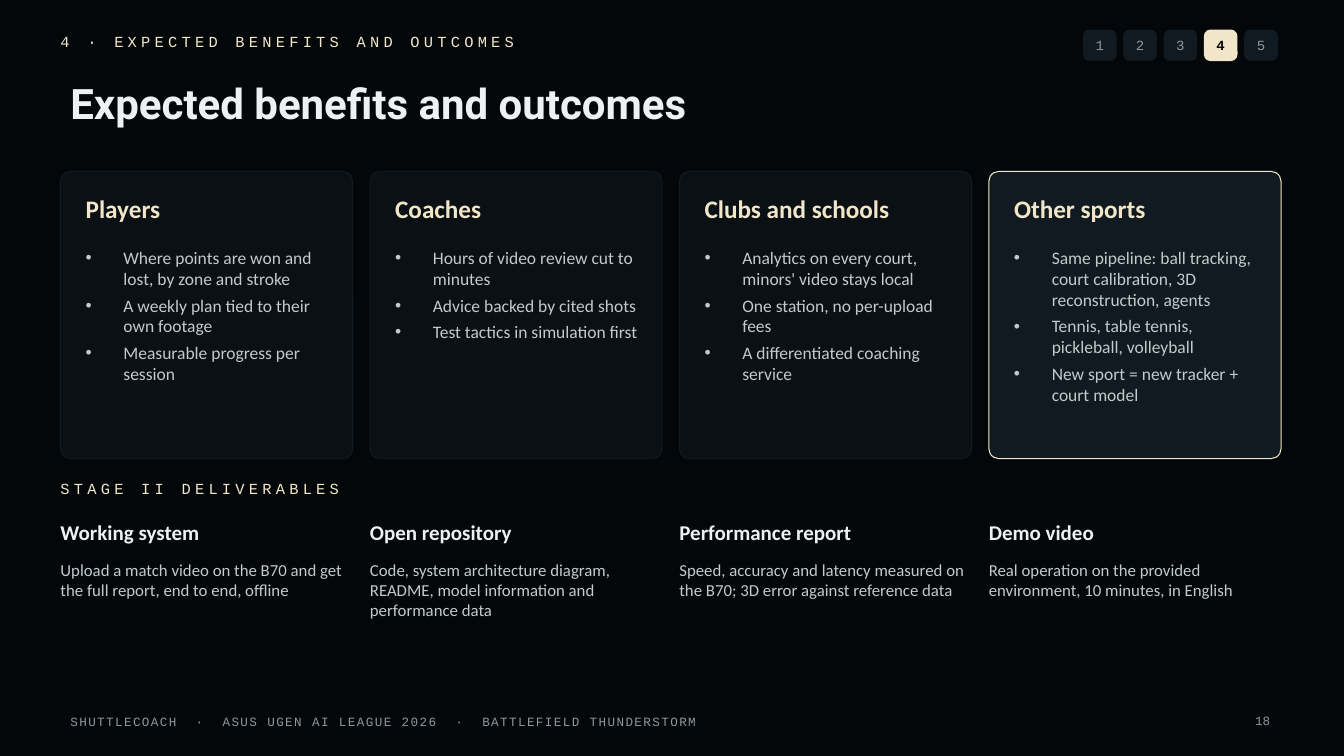
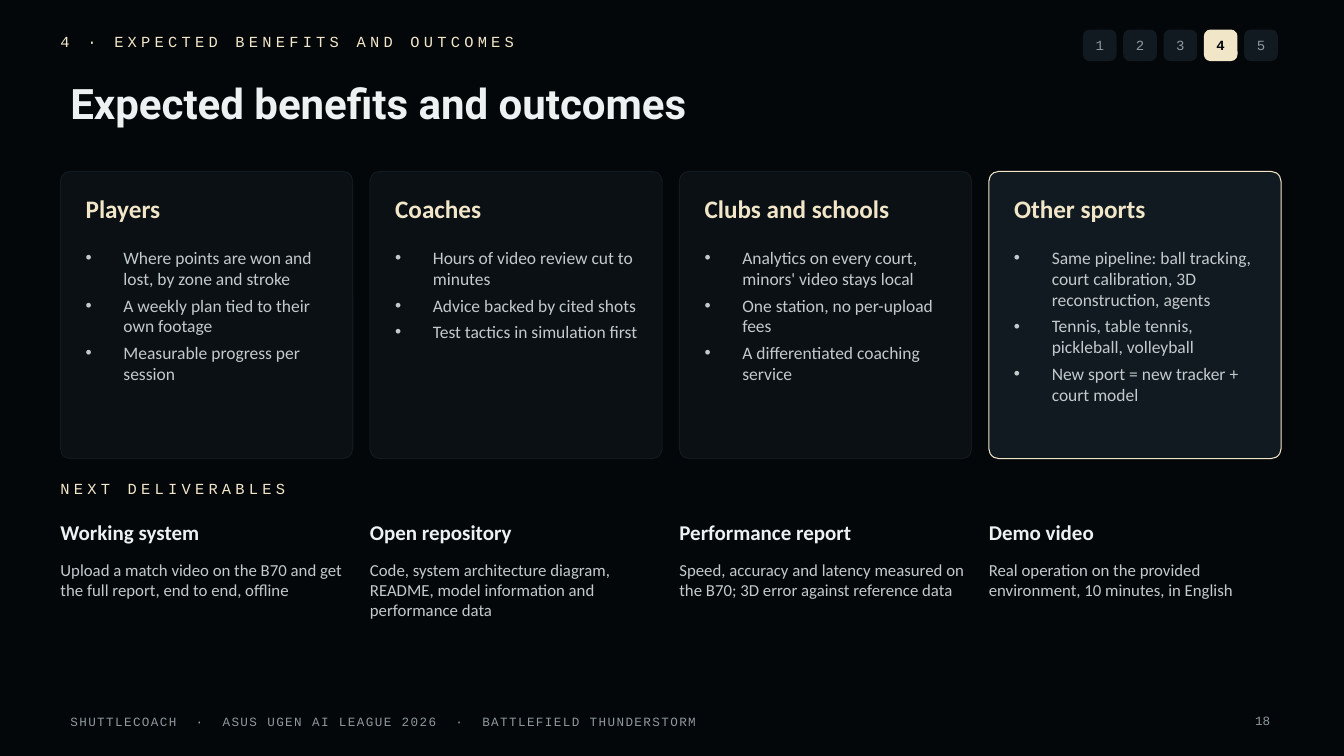
Before and after one commit to gino6178/ASUS_hackathon, a slide deck: slide 18 of deck/ShuttleCoach_StageI_Proposal_v4_static.pptx. Drawn at 1344x756 pixels with LibreOffice and Linux fonts; fonts in the diff are those of the drawing. Boxes give left, top, right and bottom in pixels: in the first picture for what was removed or moved away, otherwise in the second. Text is boxed around its words. In the diff, an @@ line names an element or a change of style, - is before the commit and + after.

```diff
--- a/deck/ShuttleCoach_StageI_Proposal_v4_static.pptx
+++ b/deck/ShuttleCoach_StageI_Proposal_v4_static.pptx
@@ text at (60, 483, 285, 494): text changed @@
-STAGE II DELIVERABLES
+NEXT DELIVERABLES
```
Also in this commit, not shown: 3 other slides changed, 10 other files.
